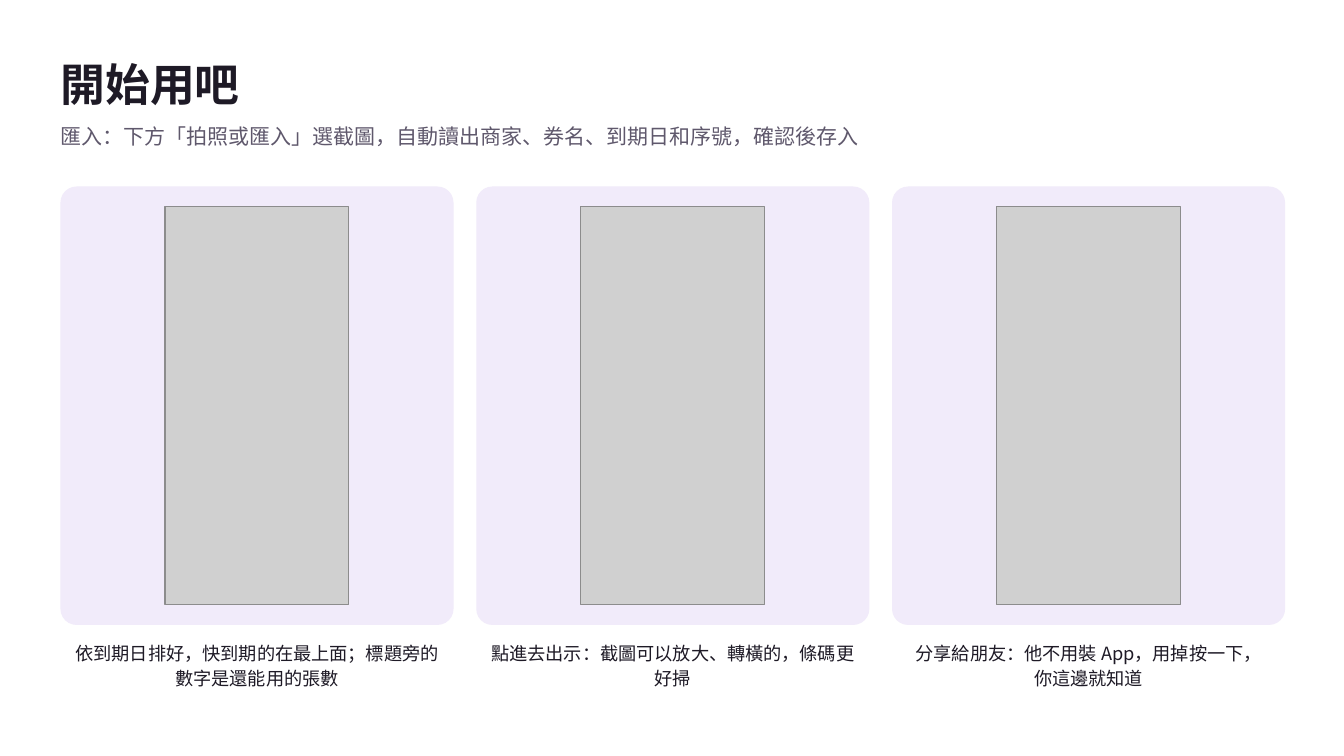
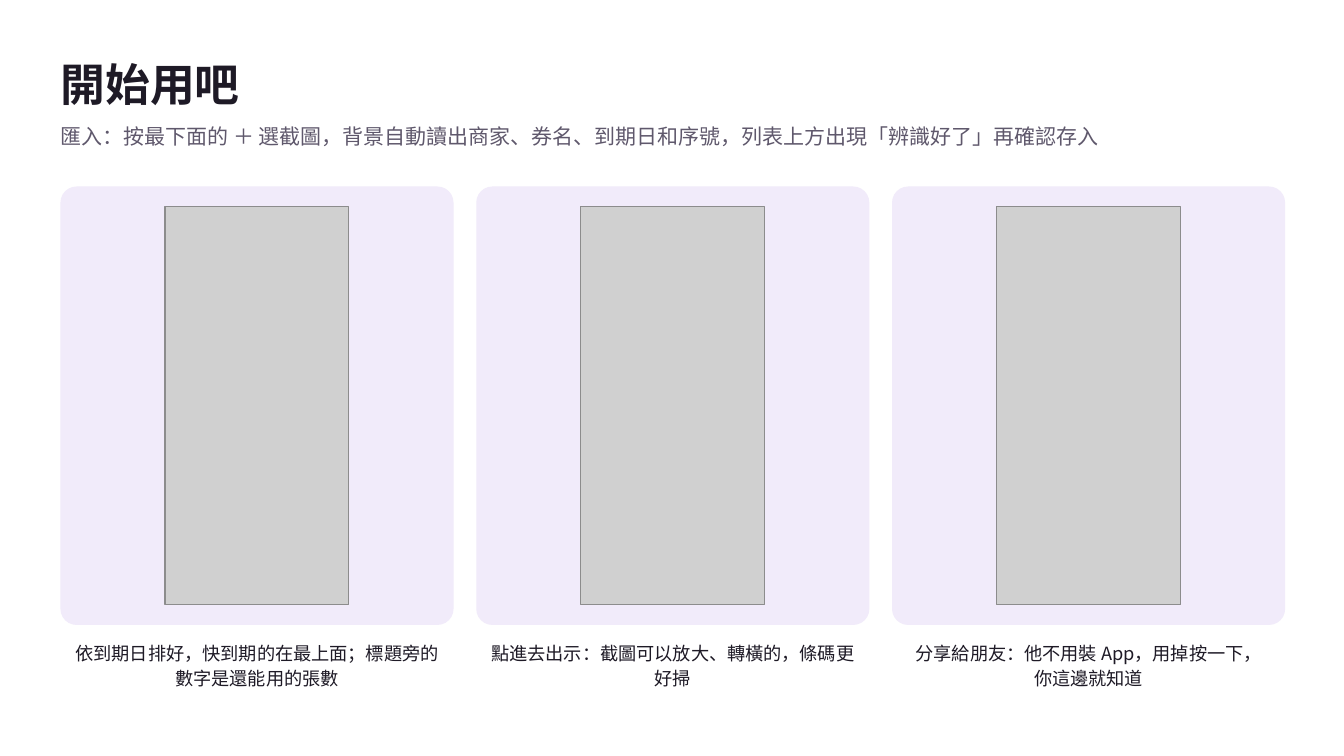
Before and after one commit to ktt823/ticket-wallet-kit, a slide deck: slide 9 of 票券-自己架一套/安裝說明.pptx (slide 11 before the commit). Drawn at 1344x756 pixels with LibreOffice and Linux fonts; fonts in the diff are those of the drawing; grey boxes stand for pictures. Boxes give left, top, right and bottom in pixels: in the first picture for what was removed or moved away, otherwise in the second. Text is boxed around its words. In the diff, an @@ line names an element or a change of style, - is before the commit and + after.

```diff
--- a/票券-自己架一套/安裝說明.pptx
+++ b/票券-自己架一套/安裝說明.pptx
@@ text at <box>60,126,1099,146</box>: text changed @@
-匯入：下方「拍照或匯入」選截圖，自動讀出商家、券名、到期日和序號，確認後存入
+匯入：按最下面的 ＋ 選截圖，背景自動讀出商家、券名、到期日和序號，列表上方出現「辨識好了」再確認存入
```
Also in this commit, not shown: 10 other slides changed, 2 slides removed, 8 other files.
